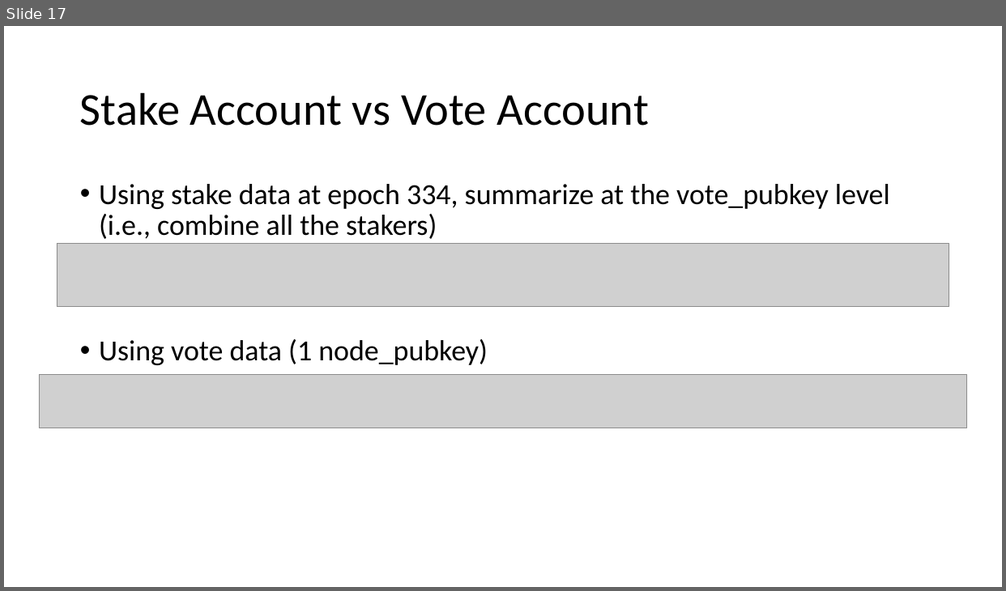
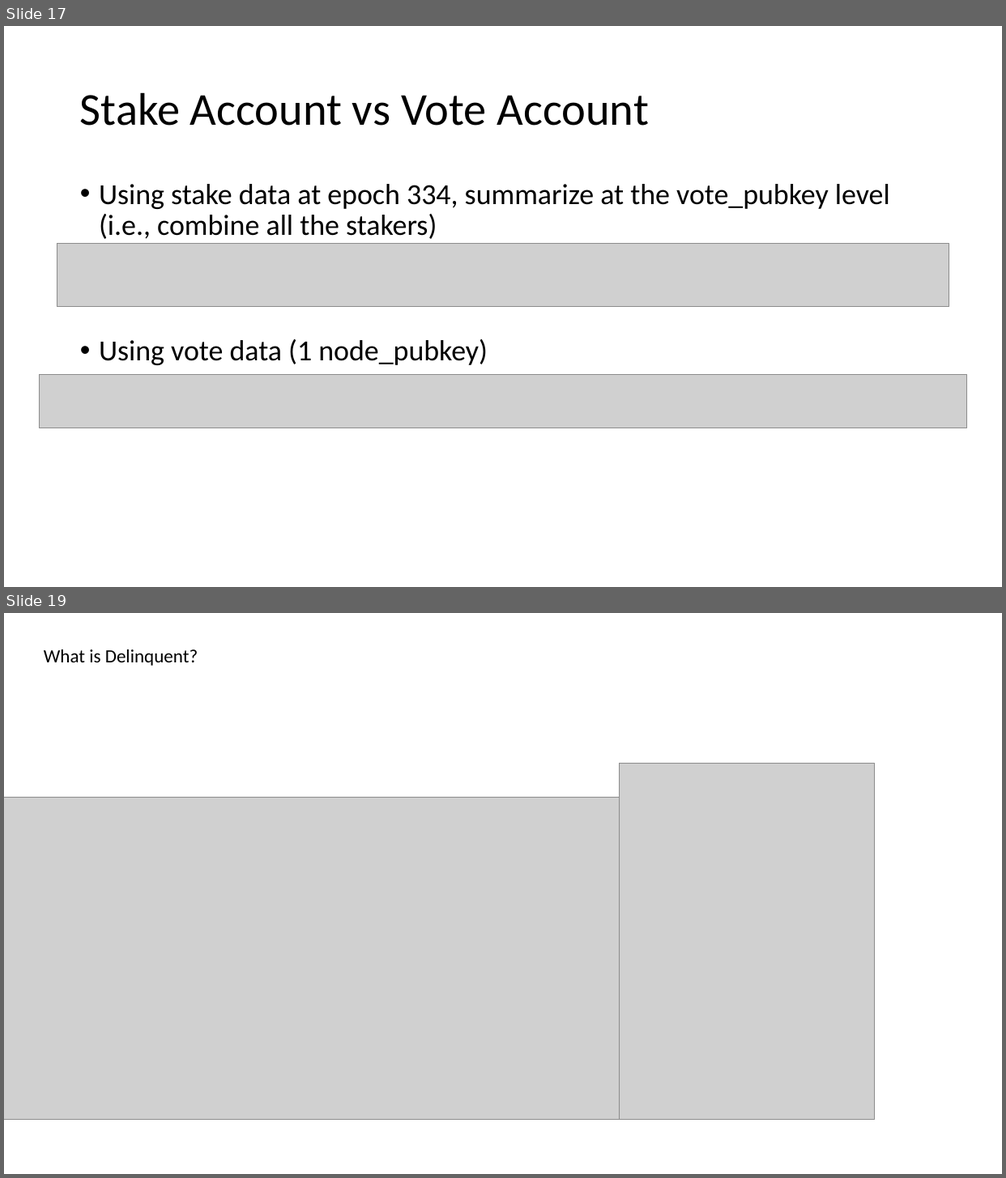
Before and after one commit to fsc-data-science/sol-validator-score, a slide deck: 20230509_draftreview.pptx. Shown one above the other, each under a label of ours: slide 17 before the commit, slides 17 and 19 after it; the slides between them are not shown. The pictures are 1006x591 and 1006x1178 pixels, drawn with LibreOffice and Linux fonts; fonts in the diff are those of the drawing; grey boxes stand for pictures. Boxes give left, top, right and bottom in pixels: in the first picture for what was removed or moved away, otherwise in the second. Text is boxed around its words. In the diff, an @@ line names an element or a change of style, - is before the commit and + after.

```diff
--- a/20230509_draftreview.pptx
+++ b/20230509_draftreview.pptx
@@ slide 19 added at bbox=[4, 613, 1002, 1174], background #FFFFFF @@
@@ text added at bbox=[44, 649, 198, 666], 18 pt, text #000000 @@
+What is Delinquent?
@@ picture added at bbox=[620, 764, 875, 1120] @@
@@ picture added at bbox=[4, 797, 711, 1120] @@
```
Also in this commit, not shown: 6 slides changed, 2 other slides added, 4 other files.
